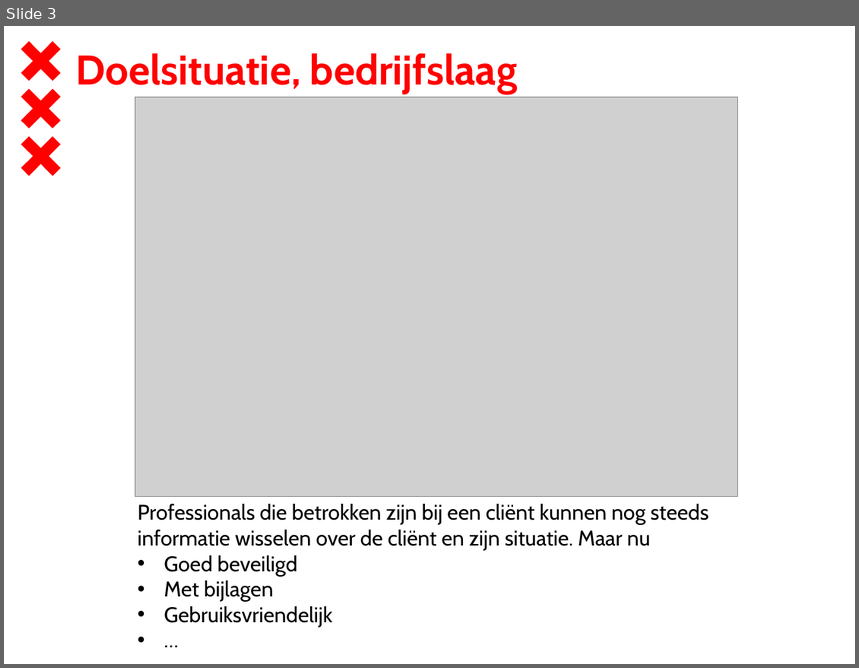
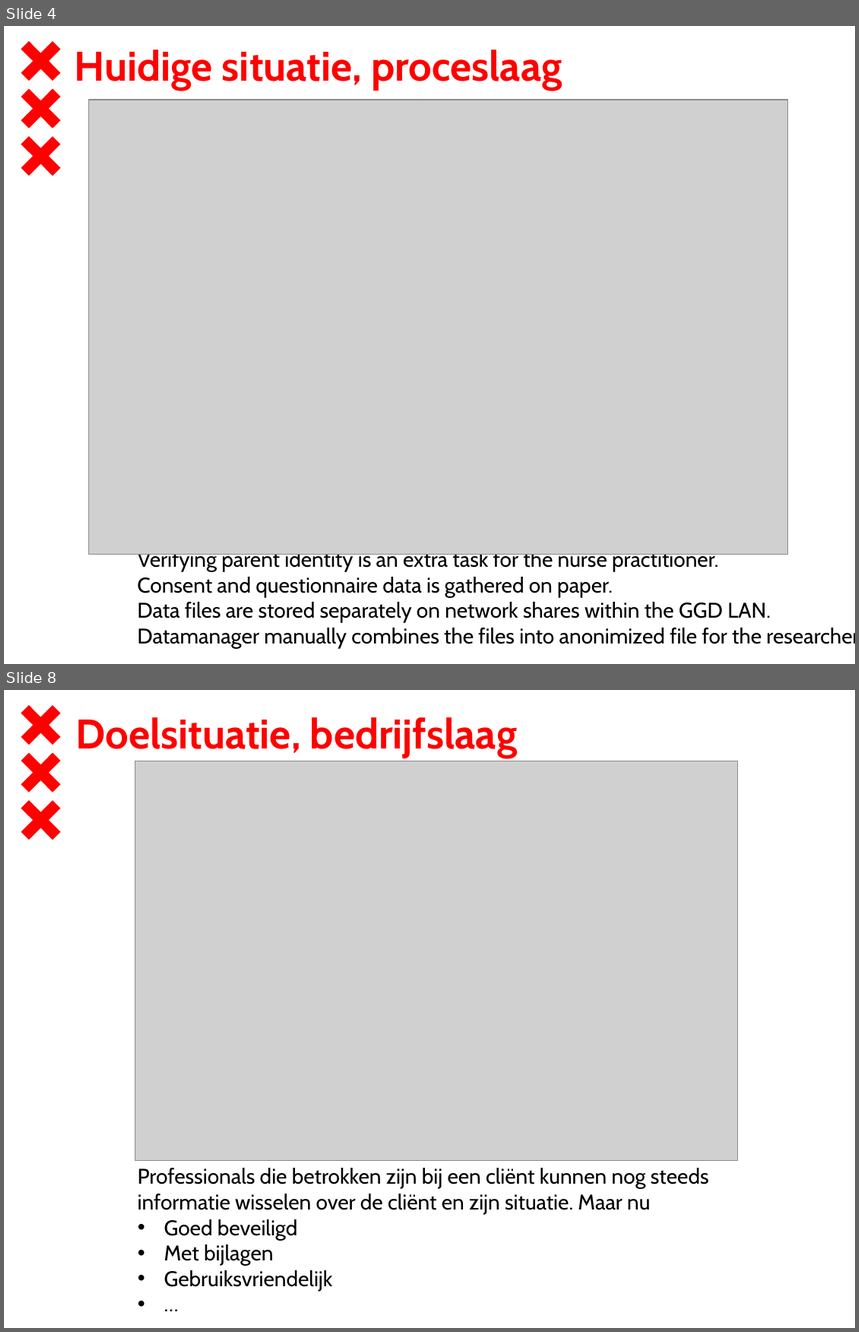
Before and after one commit to dt020/GGD, a slide deck: Architectuurcontext - Sarphati.pptx. Shown one above the other, each under a label of ours: slide 3 before the commit, slides 4 and 8 after it; the slides between them are not shown. The pictures are 859x668 and 859x1332 pixels, drawn with LibreOffice and Linux fonts; fonts in the diff are those of the drawing; grey boxes stand for pictures; background and template pictures are left out. Boxes give left, top, right and bottom in pixels: in the first picture for what was removed or moved away, otherwise in the second. Text is boxed around its words. In the diff, an @@ line names an element or a change of style, - is before the commit and + after.

```diff
--- a/Architectuurcontext - Sarphati.pptx
+++ b/Architectuurcontext - Sarphati.pptx
@@ slide 4 added at box(4, 26, 855, 664), background #FFFFFF; not listed: 3 template elements that a slide beside it also shows @@
@@ text added at box(75, 50, 562, 90), 35 pt, text #FF0000, bold @@
+Huidige situatie, proceslaag
@@ picture added at box(88, 100, 788, 555) @@
@@ text added at box(137, 550, 723, 648), 18 pt, text #000000 @@
+Verifying parent identity is an extra task for the nurse practitioner.
+Consent and questionnaire data is gathered on paper.
+Data files are stored separately on network shares within the GGD LAN.
+Datamanager manually combines the files into anonimized file for the researchers.
@@ what was slide 3 is now slide 8 @@
```
Also in this commit, not shown: 2 slides changed, 5 other slides added, 2 slides removed, 2 other files.
